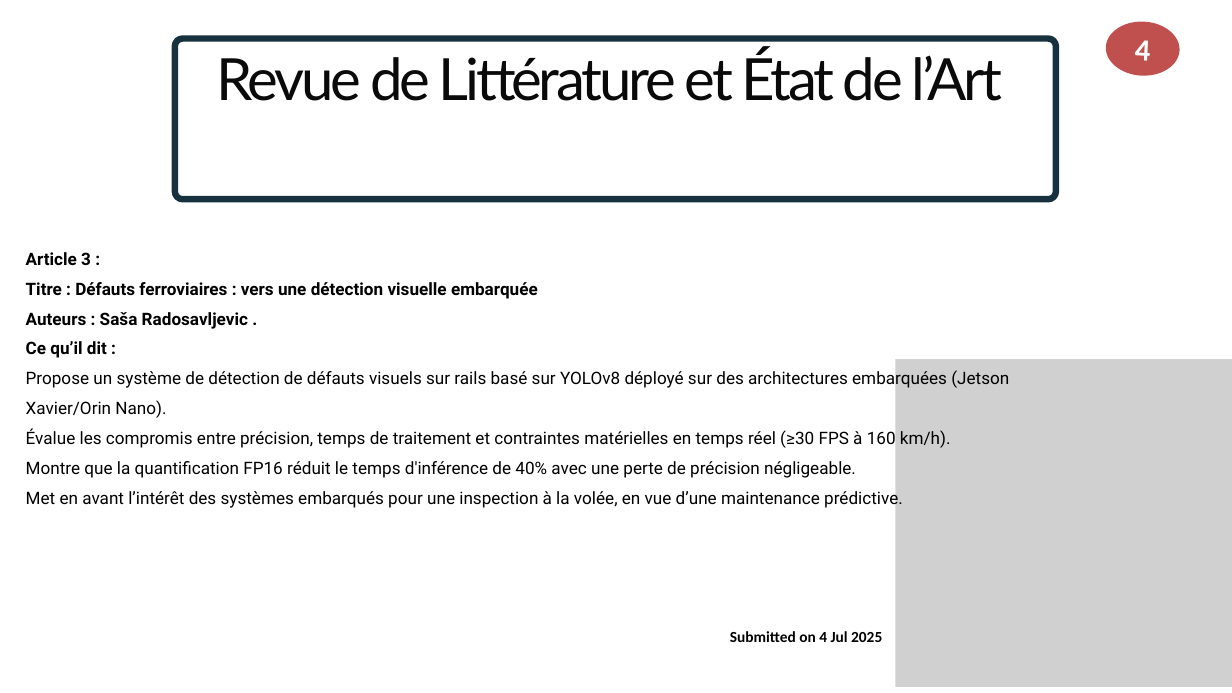
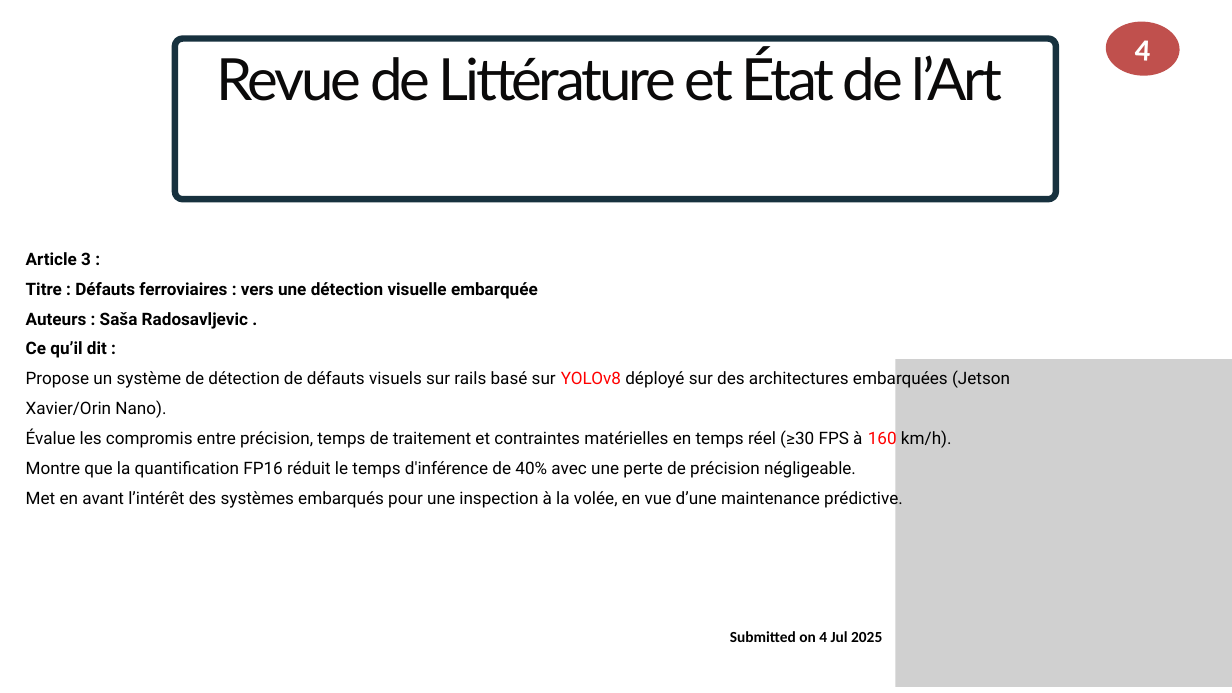
Before and after one commit to eljazouly-mohamed/mon_projet, a slide deck: slide 6 of FRDISI (1).pptx. Drawn at 1232x693 pixels with LibreOffice and Linux fonts; fonts in the diff are those of the drawing; grey boxes stand for pictures. Boxes give left, top, right and bottom in pixels: in the first picture for what was removed or moved away, otherwise in the second. Text is boxed around its words. In the diff, an @@ line names an element or a change of style, - is before the commit and + after.

Commit message:
next commit presentation2

```diff
--- a/FRDISI (1).pptx
+++ b/FRDISI (1).pptx
@@ text at <box>26,369,1010,450</box>: text colour #000000 to #FF0000 in "YOLOv8", "160" @@
```
